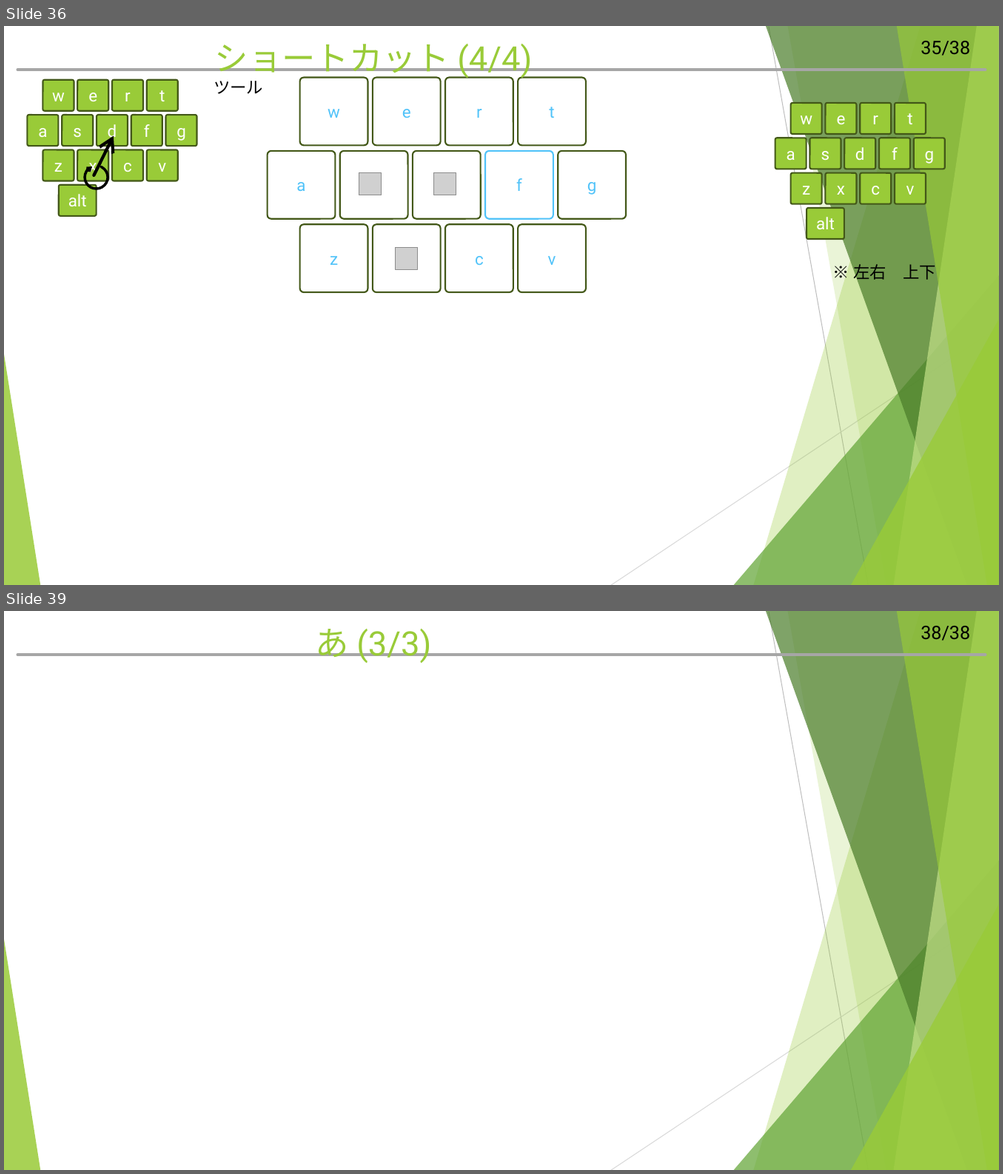
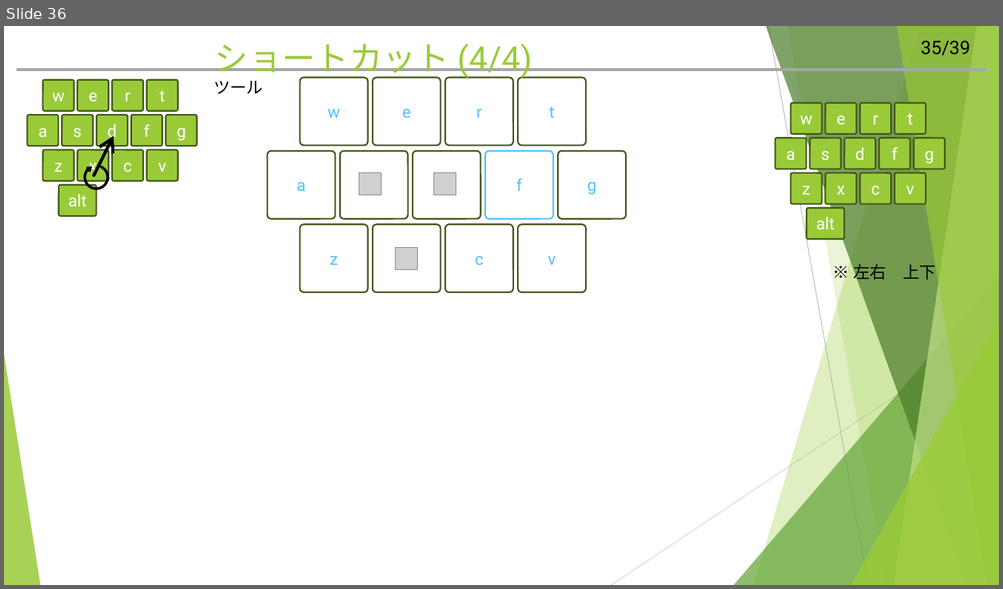
Before and after one commit to hitsuji-ga-u/pawapo, a slide deck: slide/customUI_debug.pptm. Shown one above the other, each under a label of ours: slides 36 and 39 before the commit, slide 36 after it; the slides between them are not shown. The pictures are 1003x1174 and 1003x589 pixels, drawn with LibreOffice and Linux fonts; fonts in the diff are those of the drawing; grey boxes stand for pictures. Boxes give left, top, right and bottom in pixels: in the first picture for what was removed or moved away, otherwise in the second. Text is boxed around its words. In the diff, an @@ line names an element or a change of style, - is before the commit and + after.

```diff
--- a/slide/customUI_debug.pptm
+++ b/slide/customUI_debug.pptm
@@ slide 39 removed at bbox=[4, 611, 999, 1170], background #FFFFFF; not listed: 12 template elements that a slide beside it also shows @@
@@ title removed at bbox=[316, 629, 431, 663] @@
-あ (3/3)
@@ page number at bbox=[920, 41, 970, 56]: text changed @@
-35/38
+35/39
```
Also in this commit, not shown: 1 slide changed, 4 slides added, 2 other slides removed, 3 other files.
